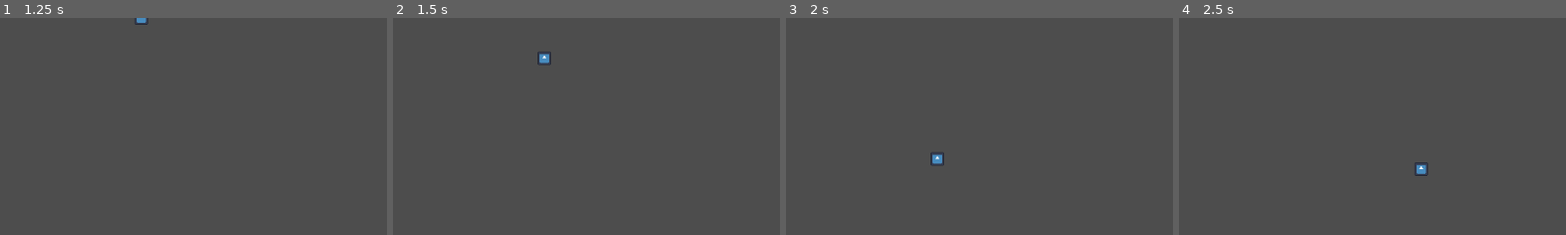
Above: before the commit, frames 1-4 (left to right).
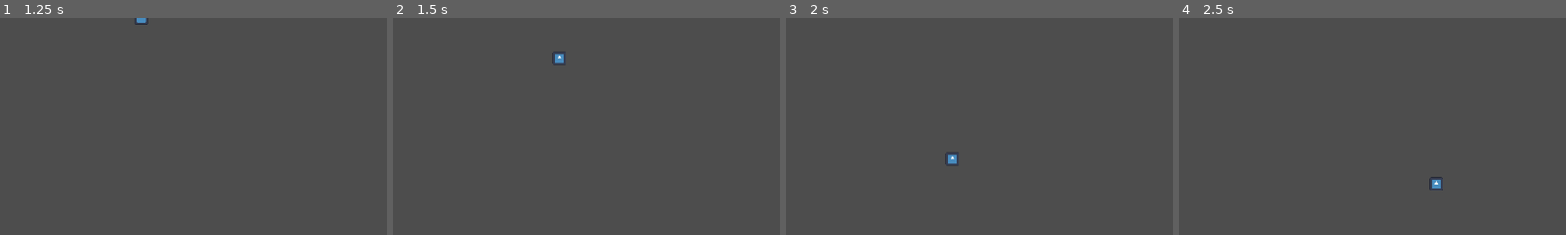
Above: after the commit, the same moments.

Repository: filippo-orru/island-tag-game
Game: Godot game, scene res://world.tscn
Same seed, same stepped clock (60 frames per second), same inputs: the game is played once before the commit and once after it. The engine's default icon, where the game draws it, is replaced by a stand-in: a white triangle on a blue panel in a dark square.
Inputs:
- Up to frame 1 (1.25 s): tap Enter at 0.5 s; hold Right (ui_right) from 0.53 s (still down)
- Up to frame 2 (1.5 s): tap Space at 1.25 s; release Right (ui_right) at 1.28 s; hold Down (ui_down) from 1.28 s (still down)
- Up to frame 3 (2 s): keep holding Down (ui_down)
- Up to frame 4 (2.5 s): release Down (ui_down) at 2.03 s; hold Right (ui_right) from 2.03 s (still down)
The pictures show only the part of the screen within x 0-50%, y 0-50%; the shares and areas given below are measured in that part.

Frame 1 is identical in both runs. In frame 2, 0.3% of the frame differs, in the area x 37-45%, y 15-22%; in frame 3, 0.3%; in frame 4, 0.3%.

Commit message:
Comments

Diff:
--- a/Player.gd
+++ b/Player.gd
@@ -2,20 +2,19 @@
 
 const SPEED = 300.0
 
-func _physics_process(delta):
-	# TODO: delta???
+func _physics_process(delta): # Don't use delta here, move_and_slide already respects it.
 	# Get the input direction and handle the movement/deceleration.
 
 	var xDirection = Input.get_axis("ui_left", "ui_right")
 	if xDirection:
 		velocity.x = xDirection * SPEED
 	else:
-		velocity.x = move_toward(velocity.x, 0, SPEED)
+		velocity.x = move_toward(velocity.x, 0, SPEED / 10) # Slow down
 
 	var yDirection = Input.get_axis("ui_up", "ui_down")
 	if yDirection:
 		velocity.y = yDirection * SPEED
 	else:
-		velocity.y = move_toward(velocity.y, 0, SPEED)
+		velocity.y = move_toward(velocity.y, 0, SPEED / 10) # Slow down
 
 	move_and_slide()
